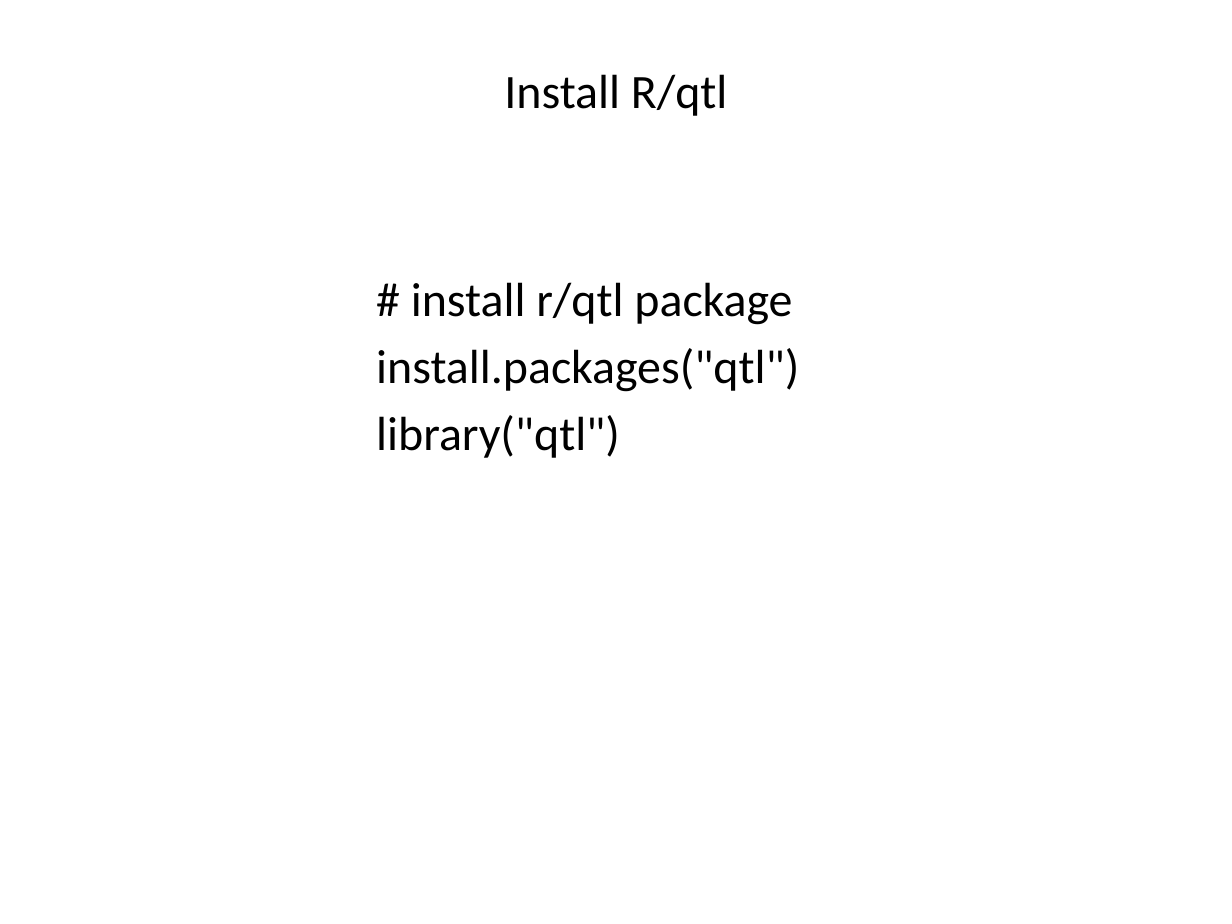
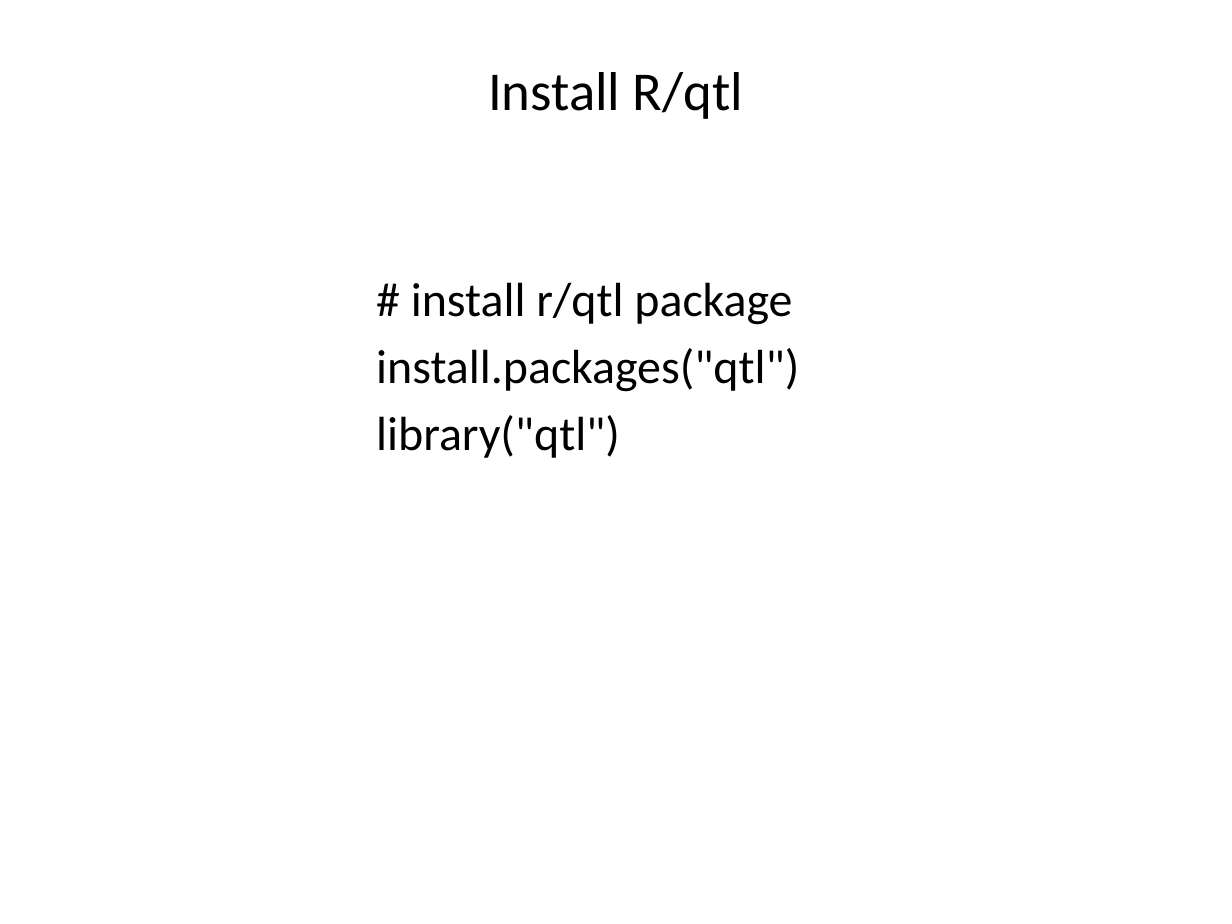
Before and after one commit to liu3zhenlab/teaching, a slide deck: slide 3 of PLPTH813Bioinformatis/2021/labs/lab09_qtl_gwas.pptx. Drawn at 1232x924 pixels with LibreOffice and Linux fonts; fonts in the diff are those of the drawing. Boxes give left, top, right and bottom in pixels: in the first picture for what was removed or moved away, otherwise in the second. Text is boxed around its words. In the diff, an @@ line names an element or a change of style, - is before the commit and + after.

```diff
--- a/PLPTH813Bioinformatis/2021/labs/lab09_qtl_gwas.pptx
+++ b/PLPTH813Bioinformatis/2021/labs/lab09_qtl_gwas.pptx
@@ title "Install R/qtl" at (x1=488, y1=72, x2=744, y2=119): size 28 to 32 pt @@
```
Also in this commit, not shown: 2 other slides changed, 1 other file.
